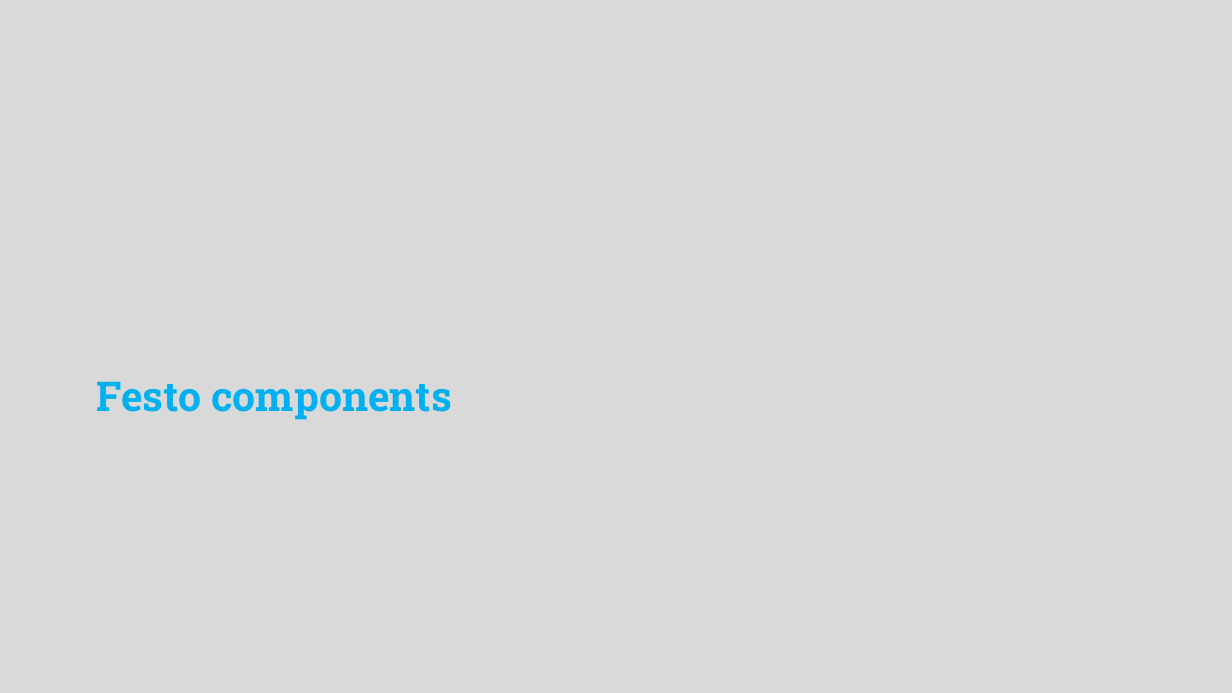
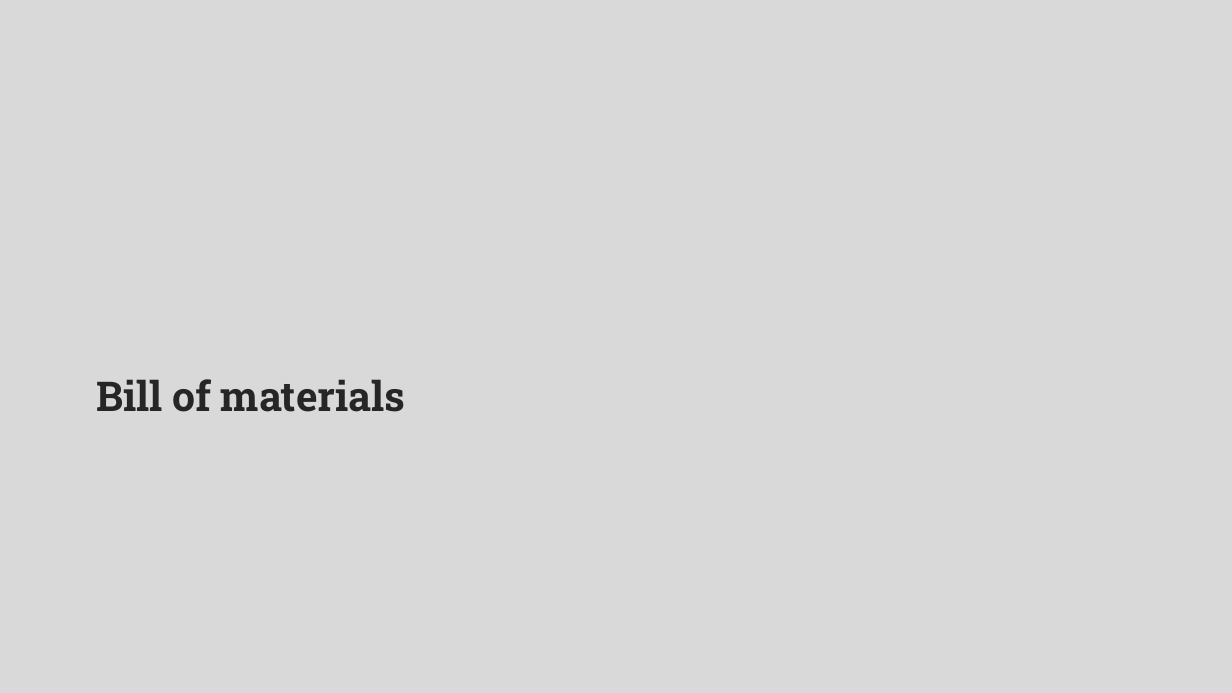
Before and after one commit to MecG2/assignment_mdm02, a slide deck: slide 9 of assigment.pptx. Drawn at 1232x693 pixels with LibreOffice and Linux fonts; fonts in the diff are those of the drawing; background and template pictures are left out. Boxes give left, top, right and bottom in pixels: in the first picture for what was removed or moved away, otherwise in the second. Text is boxed around its words. In the diff, an @@ line names an element or a change of style, - is before the commit and + after.

```diff
--- a/assigment.pptx
+++ b/assigment.pptx
@@ title at [96, 379, 406, 412]: text changed; text colour #00B0F0 to #262626 @@
-Festo components
+Bill of materials
```
Also in this commit, not shown: 6 other slides changed.
